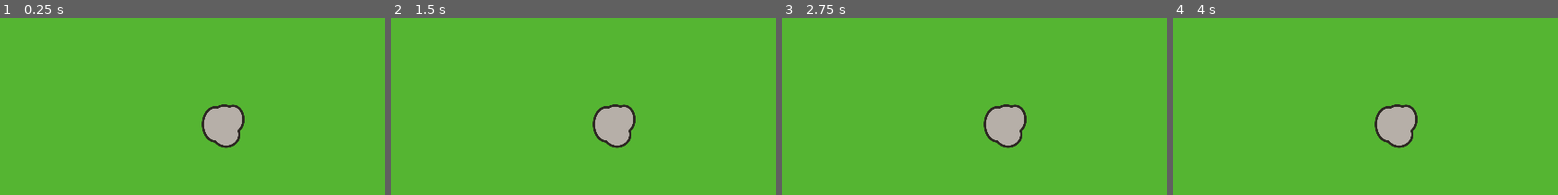
Above: before the commit, frames 1-4 (left to right).
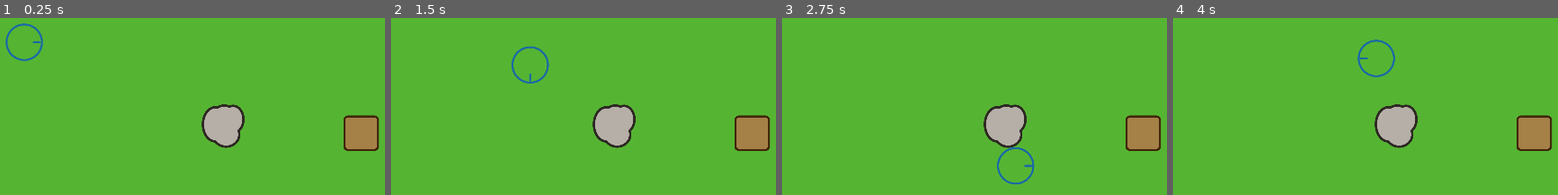
Above: after the commit, the same moments.

Repository: westonkelliher/BladeUpP1
Game: Godot game, scene res://main.tscn
The game is run twice, just before and just after one commit, with the same random seed, the same clock (stepped at 60 frames per second) and the same inputs.
Inputs:
- Up to frame 1 (0.25 s): no input
- Up to frame 2 (1.5 s): tap Enter at 0.5 s; hold D (right) 0.53-1.28 s; hold N (operate) 0.53-1.28 s; tap M (interact) at 0.6 s; hold S (down) from 1.28 s (still down); tap N (operate) at 1.35 s
- Up to frame 3 (2.75 s): tap M (interact) at 1.55, 2.1 s; release S (down) at 2.03 s; hold D (right) from 2.03 s (still down); hold N (operate) from 2.03 s (still down)
- Up to frame 4 (4 s): release D (right) at 2.78 s; release N (operate) at 2.78 s; hold W (up) 2.78-3.53 s; tap N (operate) at 2.85 s; tap M (interact) at 3.05, 3.6 s; hold A (left) from 3.53 s (still down); hold N (operate) from 3.53 s (still down)

The runs differ from the first frame. In frame 1, 2.2% of the frame differs, in the area x 1-99%, y 3-76%; in frame 2, 2.2%; in frame 3, 2.2%; in frame 4, 2.2%.

Commit message:
local multiplayer and craft stone blade

Diff:
--- a/LilItem.gd
+++ b/LilItem.gd
@@ -1,5 +1,23 @@
 extends Node2D
+class_name LilItem
 
-enum LilItemType {ROCK, BLADE}
+enum Type {NONE = 0, ROCK, BLADE}
 
-var _type := LilItemType.ROCK
+var _type := Type.NONE:
+	set(value):
+		_type = value
+		if value == Type.NONE:
+			visible = false
+		elif value == Type.ROCK:
+			visible = true
+			$Sprite.frame = 0
+		elif value == Type.BLADE:
+			visible = true
+			$Sprite.frame = 1
+		else:
+			visible = true
+			$Sprite.frame = 2
+
+
+func is_none() -> bool:
+	return _type == Type.NONE
--- a/field.tscn
+++ b/field.tscn
@@ -1,8 +1,9 @@
-[gd_scene load_steps=4 format=3 uid="uid://bdc2kj64an4wx"]
+[gd_scene load_steps=5 format=3 uid="uid://bdc2kj64an4wx"]
 
 [ext_resource type="Script" path="res://field.gd" id="1_i056k"]
 [ext_resource type="Texture2D" uid="uid://c0pmud44iyxfr" path="res://images/field.png" id="2_3betu"]
 [ext_resource type="PackedScene" uid="uid://c4pqp6blbg2p7" path="res://boulder.tscn" id="3_tbm80"]
+[ext_resource type="PackedScene" uid="uid://v4s2usn1dasn" path="res://table.tscn" id="4_qtxj3"]
 
 [node name="Field" type="Node2D"]
 script = ExtResource("1_i056k")
@@ -13,3 +14,6 @@
 
 [node name="Boulder" parent="." instance=ExtResource("3_tbm80")]
 position = Vector2(830, 522)
+
+[node name="Table" parent="." instance=ExtResource("4_qtxj3")]
+position = Vector2(1199, 543)
--- a/lil_item.tscn
+++ b/lil_item.tscn
@@ -1,11 +1,35 @@
-[gd_scene load_steps=3 format=3 uid="uid://cxoj4nhi5wr0w"]
+[gd_scene load_steps=7 format=3 uid="uid://cxoj4nhi5wr0w"]
 
 [ext_resource type="Script" path="res://LilItem.gd" id="1_oshe1"]
 [ext_resource type="Texture2D" uid="uid://bjgn7fwj4jjt4" path="res://images/rock.png" id="2_a6g2x"]
+[ext_resource type="Texture2D" uid="uid://b6u7c0egk71p3" path="res://images/rock_blade.png" id="3_g1bqd"]
+
+[sub_resource type="AtlasTexture" id="AtlasTexture_pbbji"]
+atlas = ExtResource("2_a6g2x")
+region = Rect2(0, 0, 128, 128)
+
+[sub_resource type="AtlasTexture" id="AtlasTexture_5186b"]
+atlas = ExtResource("3_g1bqd")
+region = Rect2(0, 0, 128, 128)
+
+[sub_resource type="SpriteFrames" id="SpriteFrames_x8jya"]
+animations = [{
+"frames": [{
+"duration": 1.0,
+"texture": SubResource("AtlasTexture_pbbji")
+}, {
+"duration": 1.0,
+"texture": SubResource("AtlasTexture_5186b")
+}],
+"loop": true,
+"name": &"default",
+"speed": 5.0
+}]
 
 [node name="LilItem" type="Node2D"]
+visible = false
 script = ExtResource("1_oshe1")
 
-[node name="Sprite2D" type="Sprite2D" parent="."]
+[node name="Sprite" type="AnimatedSprite2D" parent="."]
 scale = Vector2(0.25, 0.25)
-texture = ExtResource("2_a6g2x")
+sprite_frames = SubResource("SpriteFrames_x8jya")
--- /dev/null
+++ b/main.gd
@@ -0,0 +1,11 @@
+extends Node
+
+
+# Called when the node enters the scene tree for the first time.
+func _ready():
+	$Player.set_multiplayer_authority(get_multiplayer_authority())
+
+
+# Called every frame. 'delta' is the elapsed time since the previous frame.
+func _process(delta):
+	pass
--- a/main.tscn
+++ b/main.tscn
@@ -1,11 +1,17 @@
-[gd_scene load_steps=2 format=3 uid="uid://c0o5flqqwa00o"]
+[gd_scene load_steps=4 format=3 uid="uid://c0o5flqqwa00o"]
 
+[ext_resource type="Script" path="res://main.gd" id="1_ci7jx"]
 [ext_resource type="PackedScene" uid="uid://bdc2kj64an4wx" path="res://field.tscn" id="1_noyy0"]
+[ext_resource type="PackedScene" uid="uid://mx4j4vyk54dv" path="res://player.tscn" id="2_actpa"]
 
 [node name="Main" type="Node"]
+script = ExtResource("1_ci7jx")
 
 [node name="Field" parent="." instance=ExtResource("1_noyy0")]
 
 [node name="Camera2D" type="Camera2D" parent="."]
 texture_filter = 2
 anchor_mode = 0
+
+[node name="Player" parent="." instance=ExtResource("2_actpa")]
+position = Vector2(292, 247)
--- /dev/null
+++ b/multiplayer.gd
@@ -0,0 +1,24 @@
+extends Node
+
+const IPv4 = "127.0.0.1"
+const PORT = 13559
+
+var peer = ENetMultiplayerPeer.new()
+@export var player_scene: PackedScene
+
+func _on_host_pressed():
+	peer.create_server(PORT)
+	multiplayer.multiplayer_peer = peer
+	multiplayer.peer_connected.connect(_add_player)
+	_add_player()
+
+
+func _on_join_pressed():
+	peer.create_client(IPv4, PORT)
+	multiplayer.multiplayer_peer = peer
+
+
+func _add_player(id = 1):
+	var player = player_scene.instantiate()
+	player.name = str(id)
+	call_deferred("add_child", player)
--- a/multiplayer.tscn
+++ b/multiplayer.tscn
@@ -1,7 +1,35 @@
-[gd_scene load_steps=2 format=3 uid="uid://d2vxxgn33utlg"]
+[gd_scene load_steps=4 format=3 uid="uid://d2vxxgn33utlg"]
 
 [ext_resource type="PackedScene" uid="uid://bdc2kj64an4wx" path="res://field.tscn" id="1_apbt0"]
+[ext_resource type="Script" path="res://multiplayer.gd" id="1_t6s6w"]
+[ext_resource type="PackedScene" uid="uid://mx4j4vyk54dv" path="res://player.tscn" id="2_7gscv"]
 
 [node name="Multiplayer" type="Node"]
+script = ExtResource("1_t6s6w")
+player_scene = ExtResource("2_7gscv")
 
 [node name="Field" parent="." instance=ExtResource("1_apbt0")]
+
+[node name="Host" type="Button" parent="."]
+offset_left = 30.0
+offset_top = 945.0
+offset_right = 106.0
+offset_bottom = 995.0
+theme_override_font_sizes/font_size = 30
+text = "Host"
+
+[node name="Join" type="Button" parent="."]
+offset_left = 30.0
+offset_top = 1009.0
+offset_right = 106.0
+offset_bottom = 1059.0
+theme_override_font_sizes/font_size = 30
+text = "Join
+"
+
+[node name="MultiplayerSpawner" type="MultiplayerSpawner" parent="."]
+_spawnable_scenes = PackedStringArray("res://player.tscn")
+spawn_path = NodePath("..")
+
+[connection signal="pressed" from="Host" to="." method="_on_host_pressed"]
+[connection signal="pressed" from="Join" to="." method="_on_join_pressed"]
--- a/player.gd
+++ b/player.gd
@@ -2,21 +2,10 @@
 
 
 #### Constants ####
-const SPEED = 300.0
+const SPEED = 400.0
 const ACC = 5000.0
-const PROGRESS_SPEED = 1.0
+const PROGRESS_SPEED = 0.8
 
-
-#### Members ####
-var _hand_item: Node = null:
-	set(value):
-		_hand_item = value
-		for child in $Hands.get_children():
-			$Hands.remove_child(child)
-		if _hand_item != null:
-			$Hands.add_child(value)
-	get:
-		return _hand_item
 #
 var _faced_object: Node = null
 #
@@ -30,24 +19,32 @@
 			$D/ProgressBar.visible = true
 	get:
 		return _progress
-
+#
+var _multiplayer_id: int = -1
 
 #### Builtins ####
+func _enter_tree():
+	set_multiplayer_authority(name.to_int())
+	position = Vector2.ONE*300
+
 func _process(delta):
 	$D/ProgressBar.position = position + Vector2(0, -85)
 
 func _physics_process(delta):
+	if !is_multiplayer_authority():
+		#move_and_slide()
+		return
 	handle_movement(delta)
 	if $Caster.get_collider() != _faced_object:
 		_faced_object = $Caster.get_collider()
 		_progress = 0.0
+	#
 	if Input.is_action_pressed("operate"):
 		operate(delta)
 	elif Input.is_action_just_released("operate"):
 		_progress = 0.0
 	elif Input.is_action_just_pressed("interact"):
-		_hand_item.queue_free()
-		_hand_item = null
+		interact()
 	#if Input.is_action_just_pressed("process"):
 		#_hand_item = null
 
@@ -73,33 +70,76 @@
 
 
 #### Interaction and Operation ####
+func interact():
+	if _faced_object is Table:
+		interact_table()
+	elif _faced_object == null and $HeldItem._type == LilItem.Type.BLADE:
+		set_held_item(LilItem.Type.NONE)
+	pass
+
+func interact_table():
+	var table = _faced_object
+	if $HeldItem.is_none():
+		set_held_item(table.take_item())
+	elif table.can_add_item():
+		table.add_item($HeldItem._type)
+		set_held_item(LilItem.Type.NONE)
+
 func operate(delta):
 	if !operate_():
-		print("false")
 		return
+	if _progress == 0.0:
+		start_operate()
 	_progress += PROGRESS_SPEED*delta
-	print(_progress)
 	if _progress == 1.0:
-		print("done")
 		complete()
+
+func start_operate():
+	rpc("sync_start_operate", PROGRESS_SPEED)
 
 # returns true if there's something to be processed
 func operate_():
 	if _faced_object is Boulder:
-		print("a")
 		return operate_boulder()
+	if _faced_object is Table:
+		return operate_table()
 	return false
 
 func operate_boulder():
-	print(_hand_item == null)
-	return _hand_item == null
+	if $HeldItem.is_none():
+		return true
+	return false
+
+func operate_table():
+	var table = _faced_object
+	if $HeldItem.is_none():
+		return table.held_item() == LilItem.Type.ROCK
+	return false
 
 func complete():
 	_progress = 0
 	if _faced_object is Boulder:
 		complete_boulder()
+	if _faced_object is Table:
+		complete_table()
 
 func complete_boulder():
-	print("ok")
 	var rock = preload("res://lil_item.tscn").instantiate()
-	_hand_item = rock
+	set_held_item(LilItem.Type.ROCK)
+
+func complete_table():
+	var table = _faced_object
+	table.add_item(LilItem.Type.BLADE)
+
+func set_held_item(type: LilItem.Type):
+	rpc("sync_held_item", type)
+
+#### RPC and Syncapation ####
+@rpc("call_remote")
+func sync_start_operate(speed: float):
+	$D/ProgressBar.set_visual_rate(speed)
+
+@rpc("call_local")
+func sync_held_item(type: LilItem.Type):
+	print(name+str(type))
+	$HeldItem._type = type
--- a/player.tscn
+++ b/player.tscn
@@ -1,11 +1,23 @@
-[gd_scene load_steps=5 format=3 uid="uid://mx4j4vyk54dv"]
+[gd_scene load_steps=7 format=3 uid="uid://mx4j4vyk54dv"]
 
 [ext_resource type="Texture2D" uid="uid://gtiryingujvt" path="res://images/player.png" id="1_801s6"]
 [ext_resource type="Script" path="res://player.gd" id="1_vnftm"]
+[ext_resource type="PackedScene" uid="uid://cxoj4nhi5wr0w" path="res://lil_item.tscn" id="3_4khuj"]
 [ext_resource type="PackedScene" uid="uid://dw85cypnl5u2c" path="res://progress_bar.tscn" id="3_663qe"]
 
 [sub_resource type="CircleShape2D" id="CircleShape2D_gd10r"]
 radius = 49.0102
+
+[sub_resource type="SceneReplicationConfig" id="SceneReplicationConfig_6qsj4"]
+properties/0/path = NodePath(".:position")
+properties/0/spawn = true
+properties/0/replication_mode = 1
+properties/1/path = NodePath(".:rotation")
+properties/1/spawn = true
+properties/1/replication_mode = 1
+properties/2/path = NodePath("D/ProgressBar:visible")
+properties/2/spawn = true
+properties/2/replication_mode = 1
 
 [node name="Player" type="CharacterBody2D"]
 motion_mode = 1
@@ -20,7 +32,7 @@
 [node name="CollisionShape2D" type="CollisionShape2D" parent="."]
 shape = SubResource("CircleShape2D_gd10r")
 
-[node name="Hands" type="Node2D" parent="."]
+[node name="HeldItem" parent="." instance=ExtResource("3_4khuj")]
 position = Vector2(55, 26)
 
 [node name="Caster" type="RayCast2D" parent="."]
@@ -34,4 +46,7 @@
 visible = false
 position = Vector2(-52, -88)
 
+[node name="MultiplayerSynchronizer" type="MultiplayerSynchronizer" parent="."]
+replication_config = SubResource("SceneReplicationConfig_6qsj4")
+
 [connection signal="complete" from="D/ProgressBar" to="." method="_on_progress_bar_complete"]
--- a/progress_bar.gd
+++ b/progress_bar.gd
@@ -11,16 +11,30 @@
 #### Members ####
 var _progress := 0.0
 var _shown_progress := 0.0
+var _visual_rate := 0.0
+var _dummy := true
 
 #### Builtins ####
 func _process(delta):
+	if _dummy:
+		_shown_progress = move_toward(_shown_progress, 1.0, _visual_rate*delta)
+		$Progress.size.x = lerp(START_WIDTH, END_WIDTH, _shown_progress)
+		return
 	var move_amt = 0.01 + abs(_progress - _shown_progress)*20.0*delta
 	_shown_progress = move_toward(_shown_progress, _progress, move_amt)
 	if _progress == 0.0:
 		_shown_progress = 0.0
 	$Progress.size.x = lerp(START_WIDTH, END_WIDTH, _shown_progress)
 
+
+#### Other ####
 func set_progress(p: float):
 	_progress = clamp(p, 0.0, 1.0)
 	if p >= 1.0:
 		complete.emit()
+	_dummy = false
+
+func set_visual_rate(rate: float):
+	_shown_progress = 0
+	_visual_rate = rate
+	_dummy = true
--- /dev/null
+++ b/table.gd
@@ -0,0 +1,22 @@
+extends RigidBody2D
+class_name Table
+
+#TODO: multiple items := []
+
+
+
+func can_add_item() -> bool:
+	return $HeldItem.is_none()
+
+func add_item(type: LilItem.Type):
+	$HeldItem._type = type
+	print(type)
+
+func take_item() -> LilItem.Type:
+	var temp = $HeldItem._type
+	$HeldItem._type = LilItem.Type.NONE
+	return temp
+
+
+func held_item() -> LilItem.Type:
+	return $HeldItem._type
--- /dev/null
+++ b/table.tscn
@@ -0,0 +1,23 @@
+[gd_scene load_steps=5 format=3 uid="uid://v4s2usn1dasn"]
+
+[ext_resource type="Texture2D" uid="uid://rssadl5nlrvb" path="res://images/table.png" id="1_5rb0a"]
+[ext_resource type="Script" path="res://table.gd" id="1_idcsh"]
+[ext_resource type="PackedScene" uid="uid://cxoj4nhi5wr0w" path="res://lil_item.tscn" id="3_j6x5r"]
+
+[sub_resource type="RectangleShape2D" id="RectangleShape2D_vrbtl"]
+size = Vector2(88, 90)
+
+[node name="Table" type="RigidBody2D"]
+gravity_scale = 0.0
+script = ExtResource("1_idcsh")
+
+[node name="Sprite2D" type="Sprite2D" parent="."]
+scale = Vector2(0.2, 0.2)
+texture = ExtResource("1_5rb0a")
+
+[node name="CollisionShape2D" type="CollisionShape2D" parent="."]
+shape = SubResource("RectangleShape2D_vrbtl")
+
+[node name="HeldItem" parent="." instance=ExtResource("3_j6x5r")]
+
+[node name="Items" type="Node2D" parent="."]
Binary file added: images/table.png
Not shown, added: images/table.png.import
